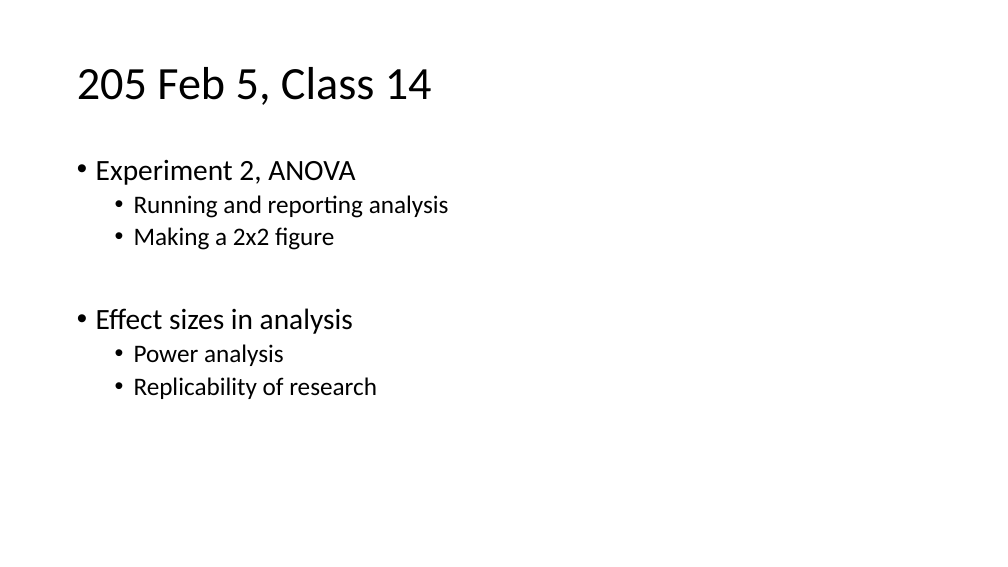
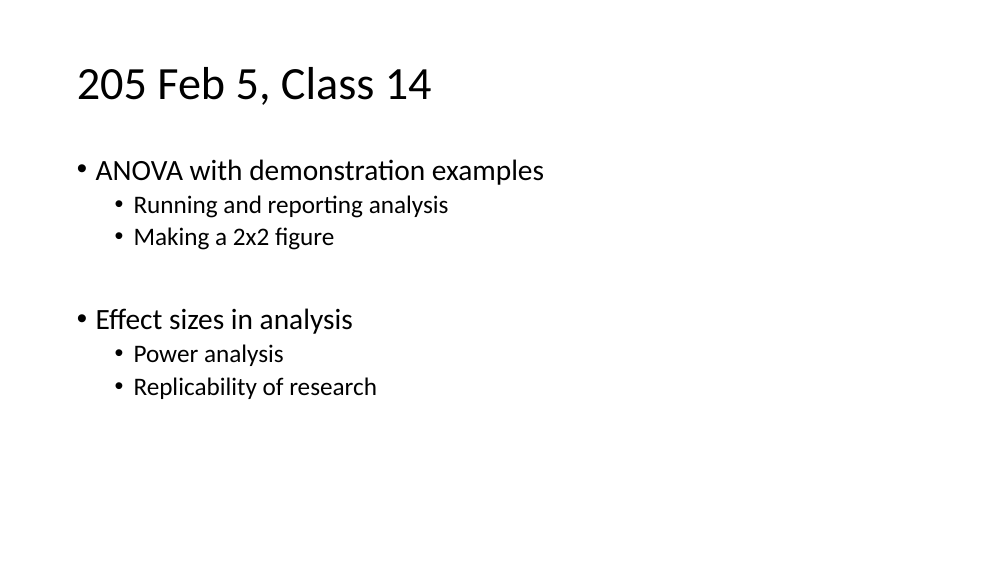
Before and after one commit to preber/Research-Methods, a slide deck: slide 1 of Class Slides 2024/Class 14.pptx. Drawn at 1008x567 pixels with LibreOffice and Linux fonts; fonts in the diff are those of the drawing. Boxes give left, top, right and bottom in pixels: in the first picture for what was removed or moved away, otherwise in the second. Text is boxed around its words. In the diff, an @@ line names an element or a change of style, - is before the commit and + after.

```diff
--- a/Class Slides 2024/Class 14.pptx
+++ b/Class Slides 2024/Class 14.pptx
@@ text at [96, 159, 544, 185]: text changed @@
-• Experiment 2, ANOVA
+• ANOVA with demonstration examples
```
Also in this commit, not shown: 1 slide removed, 12 other files.
